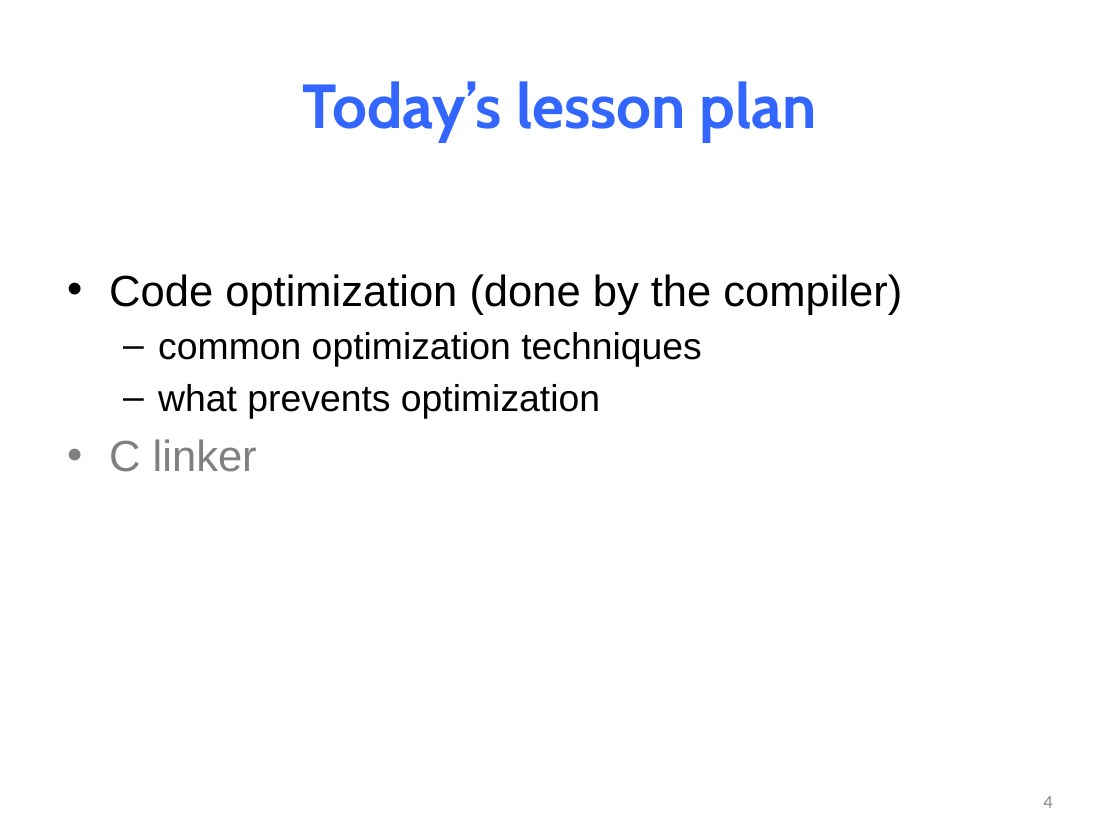
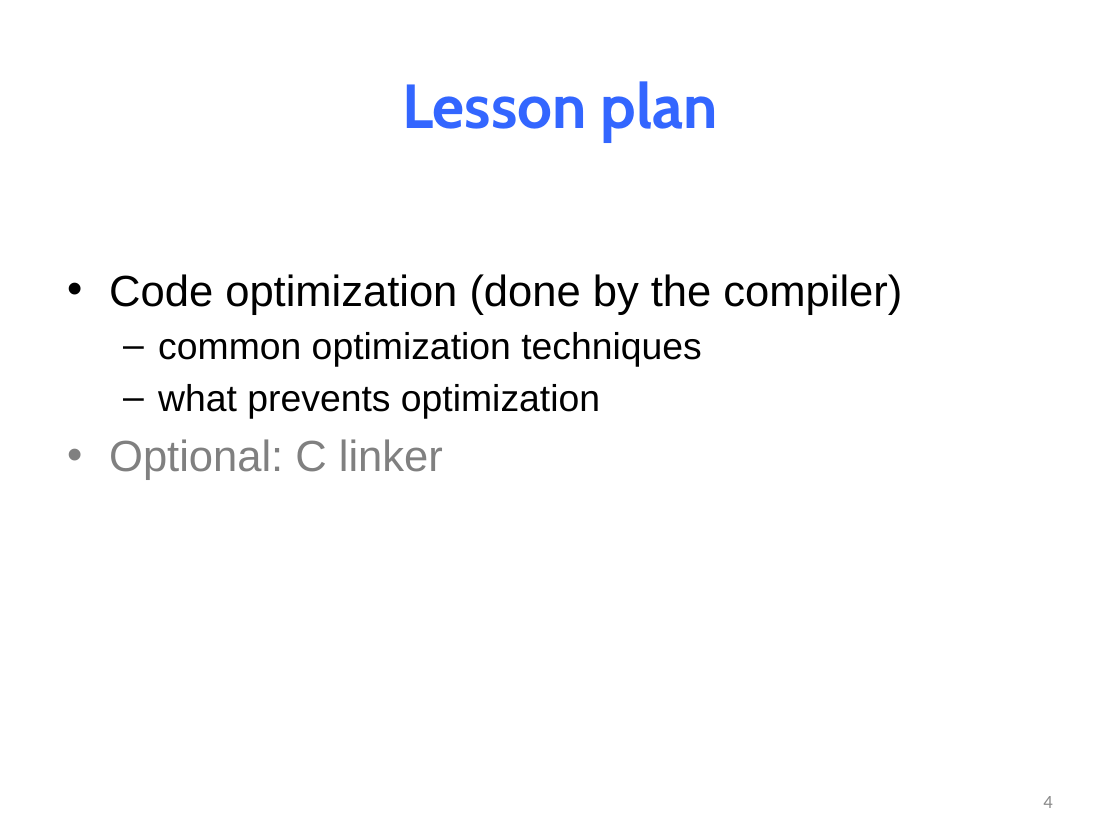
Before and after one commit to NYU-CSO/nyu-cso.github.io, a slide deck: slide 4 of notes/13-optimization-linking.pptx. Drawn at 1120x840 pixels with LibreOffice and Linux fonts; fonts in the diff are those of the drawing. Boxes give left, top, right and bottom in pixels: in the first picture for what was removed or moved away, otherwise in the second. Text is boxed around its words. In the diff, an @@ line names an element or a change of style, - is before the commit and + after.

```diff
--- a/notes/13-optimization-linking.pptx
+++ b/notes/13-optimization-linking.pptx
@@ title at (x1=402, y1=81, x2=718, y2=142): text changed @@
-Today’s lesson plan
+Lesson plan
@@ text at (x1=109, y1=439, x2=443, y2=480): text changed @@
-• C linker
+• Optional: C linker
```
Also in this commit, not shown: 3 other slides changed, 1 slide added, 1 other file.
